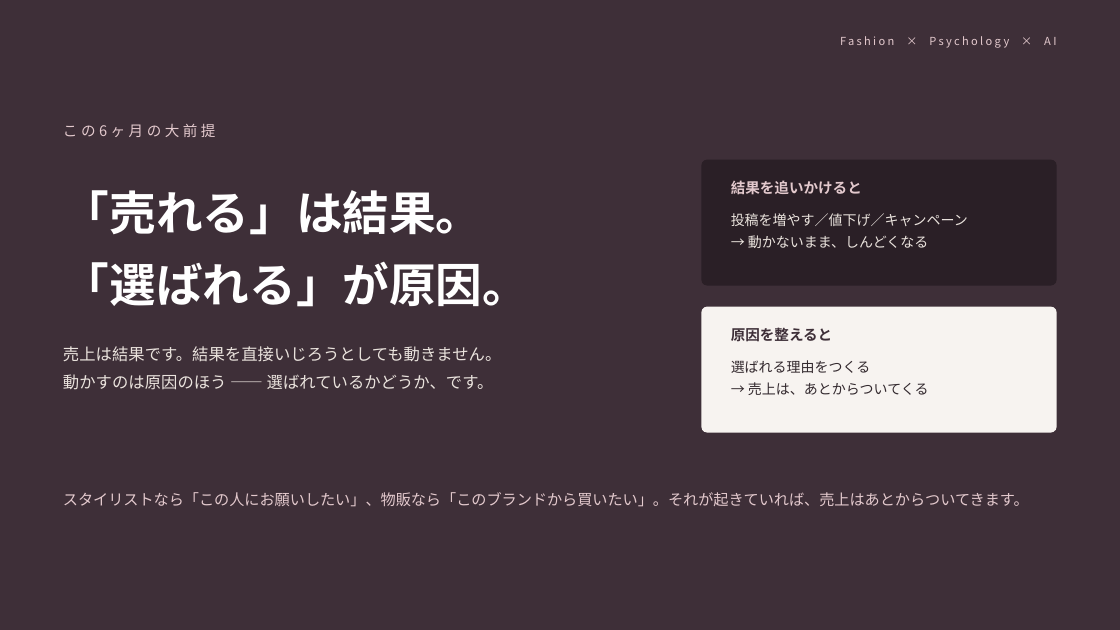
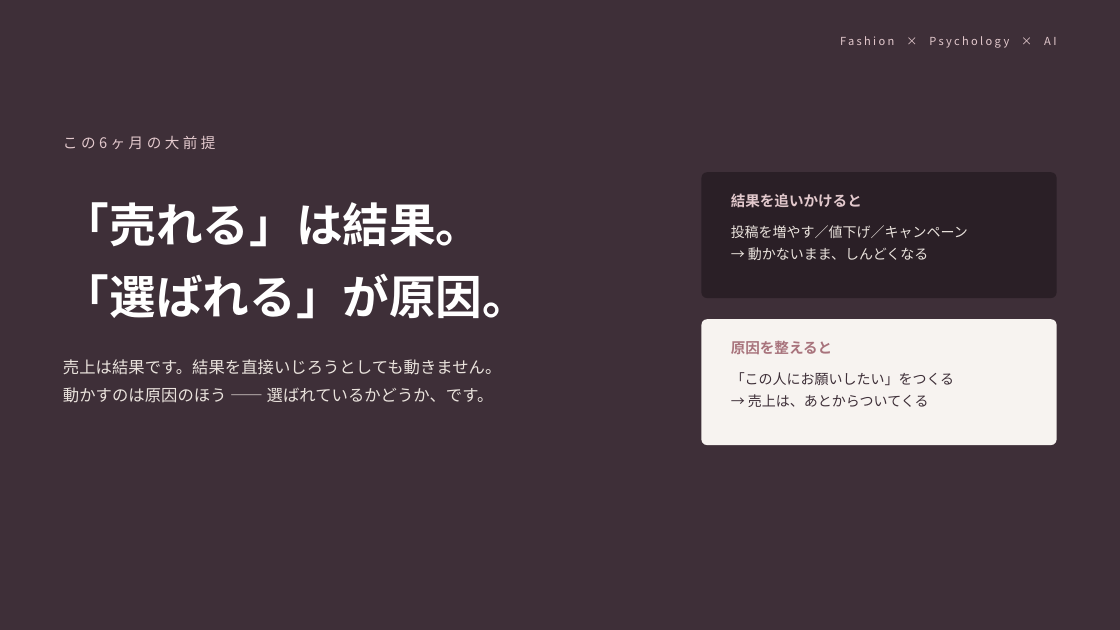
Before and after one commit to fashio17/potential-lamp, a slide deck: slide 3 of fashion-7steps/ファッション起業7つのステップ.pptx. Drawn at 1120x630 pixels with LibreOffice and Linux fonts; fonts in the diff are those of the drawing. Boxes give left, top, right and bottom in pixels: in the first picture for what was removed or moved away, otherwise in the second. Text is boxed around its words. In the diff, an @@ line names an element or a change of style, - is before the commit and + after.

```diff
--- a/fashion-7steps/ファッション起業7つのステップ.pptx
+++ b/fashion-7steps/ファッション起業7つのステップ.pptx
@@ 4 texts: place and size @@
-4 texts at <box>63,124,862,390</box>
+4 texts at <box>63,136,862,403</box>
@@ text "原因を整えると" at <box>731,340,833,354</box>: text colour #3E2F38 to #A8737C @@
@@ 3 texts, 2 rounded rectangles: place and size @@
-3 texts, 2 rounded rectangles at <box>63,160,1057,433</box>
+3 texts, 2 rounded rectangles at <box>63,172,1057,445</box>
@@ text at <box>731,372,954,385</box>: text changed; text colour #33292E to #3E2F38 @@
-選ばれる理由をつくる
+「この人にお願いしたい」をつくる
@@ text at <box>748,394,929,407</box>: text colour #33292E to #3E2F38 in "→ 売上は、あとからついてくる" @@
@@ text removed at <box>63,492,1029,507</box> @@
-スタイリストなら「この人にお願いしたい」、物販なら「このブランドから買いたい」。それが起きていれば、売上はあとからついてきます。
```
Also in this commit, not shown: 15 other slides changed, 6 slides added, 6 slides removed, 4 other files.
